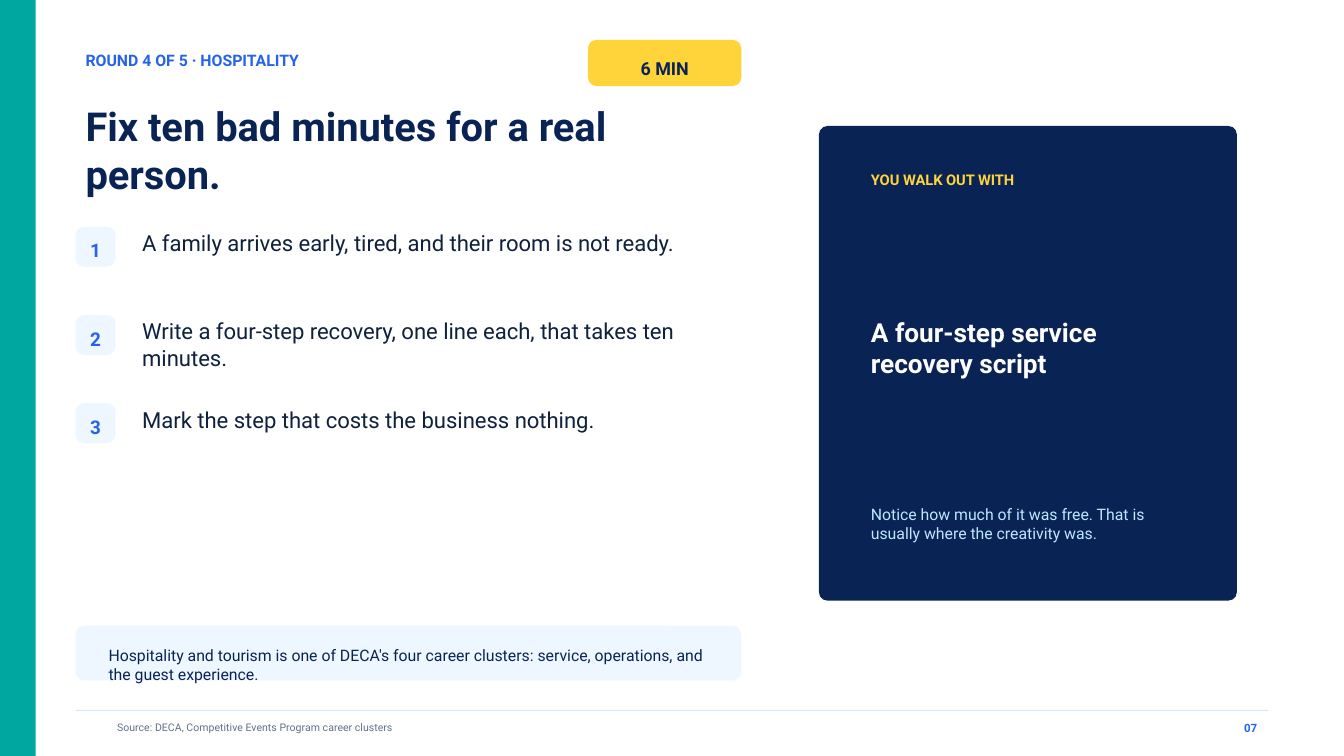
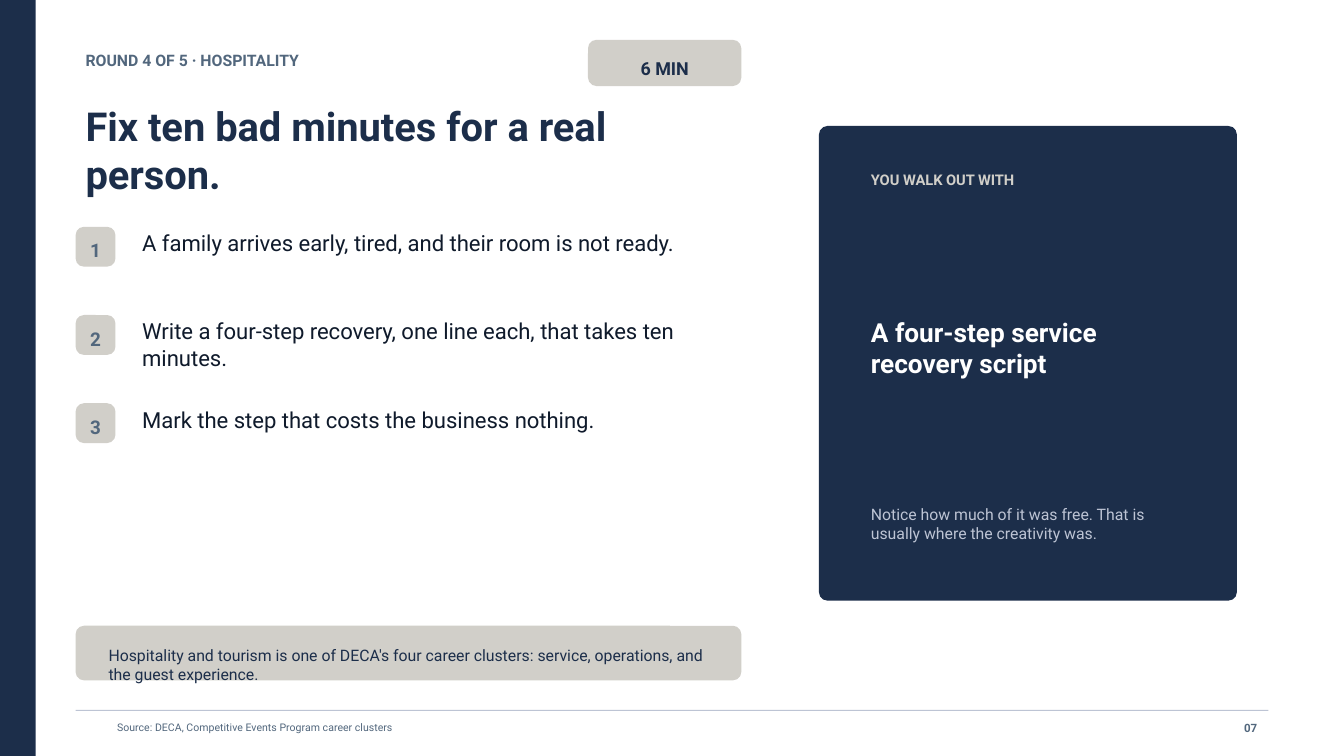
Before and after one commit to jadalin100/career-canvas, a slide deck: slide 7 of slides/output/Career_Canvas_Meeting_1_Creativity_Across_DECA_Areas.pptx. Drawn at 1344x756 pixels with LibreOffice and Linux fonts; fonts in the diff are those of the drawing. Boxes give left, top, right and bottom in pixels: in the first picture for what was removed or moved away, otherwise in the second. Text is boxed around its words. In the diff, an @@ line names an element or a change of style, - is before the commit and + after.

```diff
--- a/slides/output/Career_Canvas_Meeting_1_Creativity_Across_DECA_Areas.pptx
+++ b/slides/output/Career_Canvas_Meeting_1_Creativity_Across_DECA_Areas.pptx
@@ rectangle at [0, 0, 35, 756]: fill #00A7A0 to #1C2E4A @@
@@ rounded rectangle at [588, 40, 741, 87]: fill #FFD43B to #D1CFC9 @@
@@ rounded rectangle at [819, 126, 1237, 601]: fill #092454 to #1C2E4A @@
@@ text "YOU WALK OUT WITH" at [871, 174, 1014, 185]: text colour #FFD43B to #D1CFC9 @@
@@ text colour #10213D to #0F1A2B in 3 elements at [142, 234, 673, 256], [142, 322, 674, 367], [142, 411, 595, 433] @@
@@ text "Notice how much of it ..." at [871, 508, 1145, 543]: text colour #BFE6FF to #BDC4D4 @@
@@ fill #EEF7FF to #D1CFC9 in 4 elements at [76, 227, 116, 267], [76, 315, 116, 355], [76, 403, 116, 444], [76, 626, 741, 681] @@
@@ text colour #092454 to #1C2E4A in 3 elements at [641, 62, 688, 75], [86, 110, 607, 197], [109, 649, 703, 685] @@
@@ rectangle at [76, 710, 1268, 711]: fill #D8E5F2 to #BDC4D4 @@
@@ text "Source: DECA, Competitive Events Program ..." at [117, 723, 392, 733]: text colour #61718A to #52677D @@
@@ text colour #2563EB to #52677D in 5 elements at [86, 54, 298, 66], [90, 244, 101, 257], [90, 332, 101, 346], [90, 420, 101, 434], [1244, 724, 1257, 732] @@
```
Also in this commit, not shown: 11 other slides changed, 16 other files.
